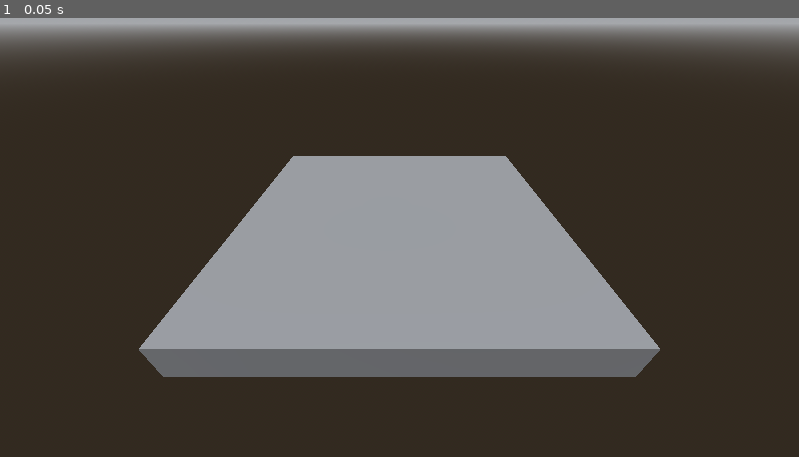
Above: before the commit, frame 1.
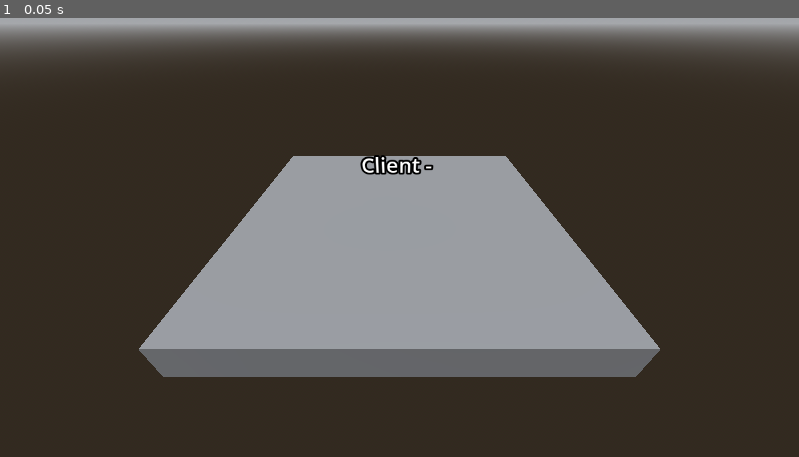
Above: after the commit, the same moment.

Repository: BitsShiftStudios/cat-the-jam
Game: Godot game, scene res://scenes/main.tscn
Two runs of this game, one before a commit and one after it. Both use one fixed random seed, a clock stepped at 60 frames per second and the inputs below.
Inputs:
- Up to frame 1 (0.05 s): no input

The runs differ from the first frame. In frame 1, 0.3% of the frame differs, in the area x 45-55%, y 31-36%.

Commit message:
network ve api ayarlandı

Diff:
--- /dev/null
+++ b/API/icon.svg
@@ -0,0 +1 @@
+<svg xmlns="http://www.w3.org/2000/svg" width="128" height="128"><rect width="124" height="124" x="2" y="2" fill="#363d52" stroke="#212532" stroke-width="4" rx="14"/><g fill="#fff" transform="translate(12.322 12.322)scale(.101)"><path d="M105 673v33q407 354 814 0v-33z"/><path fill="#478cbf" d="m105 673 152 14q12 1 15 14l4 67 132 10 8-61q2-11 15-15h162q13 4 15 15l8 61 132-10 4-67q3-13 15-14l152-14V427q30-39 56-81-35-59-83-108-43 20-82 47-40-37-88-64 7-51 8-102-59-28-123-42-26 43-46 89-49-7-98 0-20-46-46-89-64 14-123 42 1 51 8 102-48 27-88 64-39-27-82-47-48 49-83 108 26 42 56 81zm0 33v39c0 276 813 276 814 0v-39l-134 12-5 69q-2 10-14 13l-162 11q-12 0-16-11l-10-65H446l-10 65q-4 11-16 11l-162-11q-12-3-14-13l-5-69z"/><path d="M483 600c0 34 58 34 58 0v-86c0-34-58-34-58 0z"/><circle cx="725" cy="526" r="90"/><circle cx="299" cy="526" r="90"/></g><g fill="#414042" transform="translate(12.322 12.322)scale(.101)"><circle cx="307" cy="532" r="60"/><circle cx="717" cy="532" r="60"/></g></svg>
--- /dev/null
+++ b/API/node_2d.tscn
@@ -0,0 +1,35 @@
+[gd_scene format=3 uid="uid://b53e4oegrn80g"]
+
+[ext_resource type="Script" uid="uid://dioi4n1f25mno" path="res://button.gd" id="1_0e48y"]
+[ext_resource type="Script" uid="uid://cc6vi1kxvfnbu" path="res://http_request.gd" id="2_epypp"]
+
+[node name="Node2D" type="Node2D" unique_id=1739191017]
+
+[node name="Button" type="Button" parent="." unique_id=1019956404]
+offset_left = 487.0
+offset_top = 404.0
+offset_right = 674.0
+offset_bottom = 494.0
+text = "login"
+script = ExtResource("1_0e48y")
+
+[node name="HTTPRequest" type="HTTPRequest" parent="." unique_id=1821933812]
+script = ExtResource("2_epypp")
+
+[node name="Debug" type="Label" parent="HTTPRequest" unique_id=2048388076]
+offset_left = 780.0
+offset_top = 177.0
+offset_right = 1147.0
+offset_bottom = 372.0
+text = "deneme"
+
+[node name="Label" type="Label" parent="HTTPRequest" unique_id=544532378]
+offset_left = 79.0
+offset_top = 104.0
+offset_right = 145.0
+offset_bottom = 127.0
+theme_override_font_sizes/font_size = 60
+text = "DENEME"
+
+[connection signal="pressed" from="Button" to="HTTPRequest" method="_on_button_pressed"]
+[connection signal="request_completed" from="HTTPRequest" to="HTTPRequest" method="_on_request_completed"]
--- /dev/null
+++ b/API/project.godot
@@ -0,0 +1,30 @@
+; Engine configuration file.
+; It's best edited using the editor UI and not directly,
+; since the parameters that go here are not all obvious.
+;
+; Format:
+;   [section] ; section goes between []
+;   param=value ; assign values to parameters
+
+config_version=5
+
+[application]
+
+config/name="denmee"
+run/main_scene="uid://b53e4oegrn80g"
+config/features=PackedStringArray("4.6", "GL Compatibility")
+config/icon="res://icon.svg"
+
+[autoload]
+
+PlayerData="*uid://dh2qq581bke33"
+
+[physics]
+
+3d/physics_engine="Jolt Physics"
+
+[rendering]
+
+rendering_device/driver.windows="d3d12"
+renderer/rendering_method="gl_compatibility"
+renderer/rendering_method.mobile="gl_compatibility"
--- a/project.godot
+++ b/project.godot
@@ -11,9 +11,13 @@
 [application]
 
 config/name="cat-the-jam"
-run/main_scene="res://scenes/main.tscn"
+run/main_scene="uid://d2dd25ag2mfww"
 config/features=PackedStringArray("4.6", "GL Compatibility")
 config/icon="res://icon.svg"
+
+[autoload]
+
+PlayerData="*uid://dh2qq581bke33"
 
 [input]
 
--- /dev/null
+++ b/scenes/Login.tscn
@@ -0,0 +1,25 @@
+[gd_scene format=3 uid="uid://c8xws2f5ode05"]
+
+[ext_resource type="Script" uid="uid://cc6vi1kxvfnbu" path="res://scripts/http_request.gd" id="1_1hxp7"]
+
+[node name="Login" type="Node2D" unique_id=1604028718]
+
+[node name="Button" type="Button" parent="." unique_id=1039149663]
+offset_left = 407.0
+offset_top = 271.0
+offset_right = 580.0
+offset_bottom = 353.0
+text = "Login"
+
+[node name="HTTPRequest" type="HTTPRequest" parent="." unique_id=500684268]
+script = ExtResource("1_1hxp7")
+
+[node name="Label" type="Label" parent="." unique_id=1055111749]
+offset_left = 371.0
+offset_top = 56.0
+offset_right = 846.0
+offset_bottom = 217.0
+theme_override_font_sizes/font_size = 51
+text = "deneme"
+
+[connection signal="pressed" from="Button" to="HTTPRequest" method="_on_button_pressed"]
--- a/scenes/main.tscn
+++ b/scenes/main.tscn
@@ -46,3 +46,9 @@
 
 [node name="Camera3D" type="Camera3D" parent="." unique_id=1588857458]
 transform = Transform3D(1, 0, 0, 0, 0.81376064, 0.5812001, 0, -0.5812001, 0.81376064, 0, 2.5077765, 8.452658)
+
+[node name="Label3D" type="Label3D" parent="." unique_id=431700323]
+transform = Transform3D(1, 0, 0, 0, 1, 0, 0, 0, 1, 0, -1.0024524, 0)
+pixel_size = 0.02
+offset = Vector2(0.14, -0.01)
+text = "deneme"
--- a/scripts/NetworkManager.gd
+++ b/scripts/NetworkManager.gd
@@ -1,16 +1,24 @@
 extends Node
 
 @export var player_scene: PackedScene = preload("res://scenes/Player.tscn")
-
 const PORT = 3131
 var peer = WebSocketMultiplayerPeer.new()
 
 func _ready():
 	if OS.get_cmdline_args().has("--server"):
+		$Label3D.text = "Server"
 		get_window().title = "Server"
 		start_server()
 	else:
+		$Label3D.text = "Client - " + PlayerData.login
+		multiplayer.peer_connected.connect(_on_player_connected)
+		multiplayer.peer_disconnected.connect(_on_player_disconnected)
+		multiplayer.connected_to_server.connect(_on_connected_to_server)
 		start_client()
+
+func _process(_delta):
+	if multiplayer.multiplayer_peer != null:
+		peer.poll()
 
 func start_server():
 	print("Starting WebSocket Server on port: ", PORT)
@@ -18,25 +26,26 @@
 	if error != OK:
 		print("Failed to start server: ", error)
 		return
-
 	multiplayer.multiplayer_peer = peer
 	multiplayer.peer_connected.connect(_on_player_connected)
 	multiplayer.peer_disconnected.connect(_on_player_disconnected)
 
 func start_client():
-	var target_url = "ws://10.11.25.4:" + str(PORT)
-	print("Connecting to server at: ", target_url)
-
-	var error = peer.create_client(target_url)
+	var target_url = "wss://10.11.24.6:3132"
+	print("Bağlanıyor: ", target_url)
+	var tls = TLSOptions.client_unsafe()
+	var error = peer.create_client(target_url, tls)
 	if error != OK:
-		print("Failed to initialize client: ", error)
+		print("Bağlantı hatası: ", error)
 		return
-
 	multiplayer.multiplayer_peer = peer
 
+func _on_connected_to_server():
+	print("Sunucuya baglandi!")
+	$Label3D.text = "Baglandi: " + PlayerData.login
+
 func _on_player_connected(id: int):
-	print("Player connected to server! ID assigned: ", id)
-
+	print("Player connected: ", id)
 	var player_instance = player_scene.instantiate()
 	player_instance.name = str(id)
 	player_instance.set_multiplayer_authority(id)
--- /dev/null
+++ b/scripts/http_request.gd
@@ -0,0 +1,22 @@
+extends Node
+
+var client_id = "u-s4t2ud-a5639f9346308f15696a5059cab4760d464bd042e004fd521fa9b38765c492c6"
+var redirect_uri = "http://10.11.24.6:8080/callback"
+
+func _ready():
+	if OS.has_feature("web"):
+		var query = str(JavaScriptBridge.eval("window.location.search"))
+		if "login=" in query:
+			PlayerData.load_from_query()
+			JavaScriptBridge.eval("window.history.replaceState({}, '', '/')")
+			get_tree().change_scene_to_file("res://scenes/main.tscn")
+
+func _on_button_pressed():
+	var auth_url = "https://api.intra.42.fr/oauth/authorize" + \
+		"?client_id=" + client_id + \
+		"&redirect_uri=" + redirect_uri + \
+		"&response_type=code"
+	if OS.has_feature("web"):
+		JavaScriptBridge.eval("window.location.href = '" + auth_url + "'")
+	else:
+		OS.shell_open(auth_url)
--- /dev/null
+++ b/scripts/node.gd
@@ -0,0 +1,24 @@
+extends Node
+
+# Called when the node enters the scene tree for the first time.
+var server = TCPServer.new()
+
+func _ready():
+	server.listen(8060) # 8060 portunu dinlemeye başla
+	print("Godot 8060 portunda terminali bekliyor...")
+
+
+func _process(_delta):
+	if server.is_connection_available():
+		var peer = server.take_connection()
+		print("Terminalden bir istek geldi!")
+		var data = peer.get_utf8_string(peer.get_available_bytes())
+		print("Gelen Veri: ", data)
+		peer.put_data("HTTP/1.1 200 OK\r\n\r\nMerhaba terminal!".to_utf8_buffer())
+
+
+func _on_button_2_pressed() -> void:
+	var url = "https://httpbin.org/get" # Bu site ne gönderirsen sana geri yansıtır
+	server.request(url)
+	print("Test isteği atıldı...")
+	pass # Replace with function body.
--- /dev/null
+++ b/scripts/player_data.gd
@@ -0,0 +1,27 @@
+extends Node
+
+var login       : String = ""
+var displayname : String = ""
+var level       : float  = 0.0
+var score       : int    = 0
+var wins        : int    = 0
+var location    : String = ""
+
+func load_from_query():
+	if not OS.has_feature("web"):
+		return
+	var query = str(JavaScriptBridge.eval("window.location.search"))
+	if "login=" not in query:
+		return
+	var params = parse_query(query)
+	login    = params.get("login", "")
+	level    = params.get("level", "0").replace("_", ".").to_float()
+	location = params.get("location", "offline")
+
+func parse_query(query: String) -> Dictionary:
+	var params = {}
+	for part in query.trim_prefix("?").split("&"):
+		var kv = part.split("=")
+		if kv.size() == 2:
+			params[kv[0]] = kv[1]
+	return params
Not shown, added: API/icon.svg.import
Not shown, changed: export_presets.cfg
Not shown, added: scripts/export_presets.cfg
Not shown, added: scripts/http_request.gd.uid
Not shown, added: scripts/node.gd.uid
Not shown, added: scripts/player_data.gd.uid
Not shown, added: API/cert.pem
Not shown, added: API/key.pem
Not shown, added: cert.pem
Not shown, added: index.pck
Not shown, added: index.sh
Not shown, added: index.x86_64
(and 1 more such lines)
